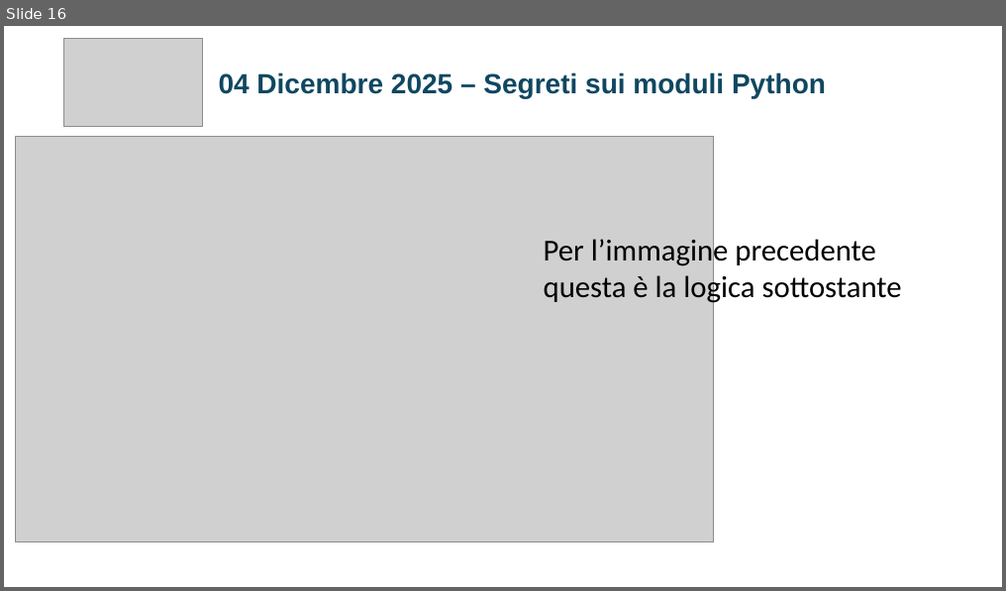
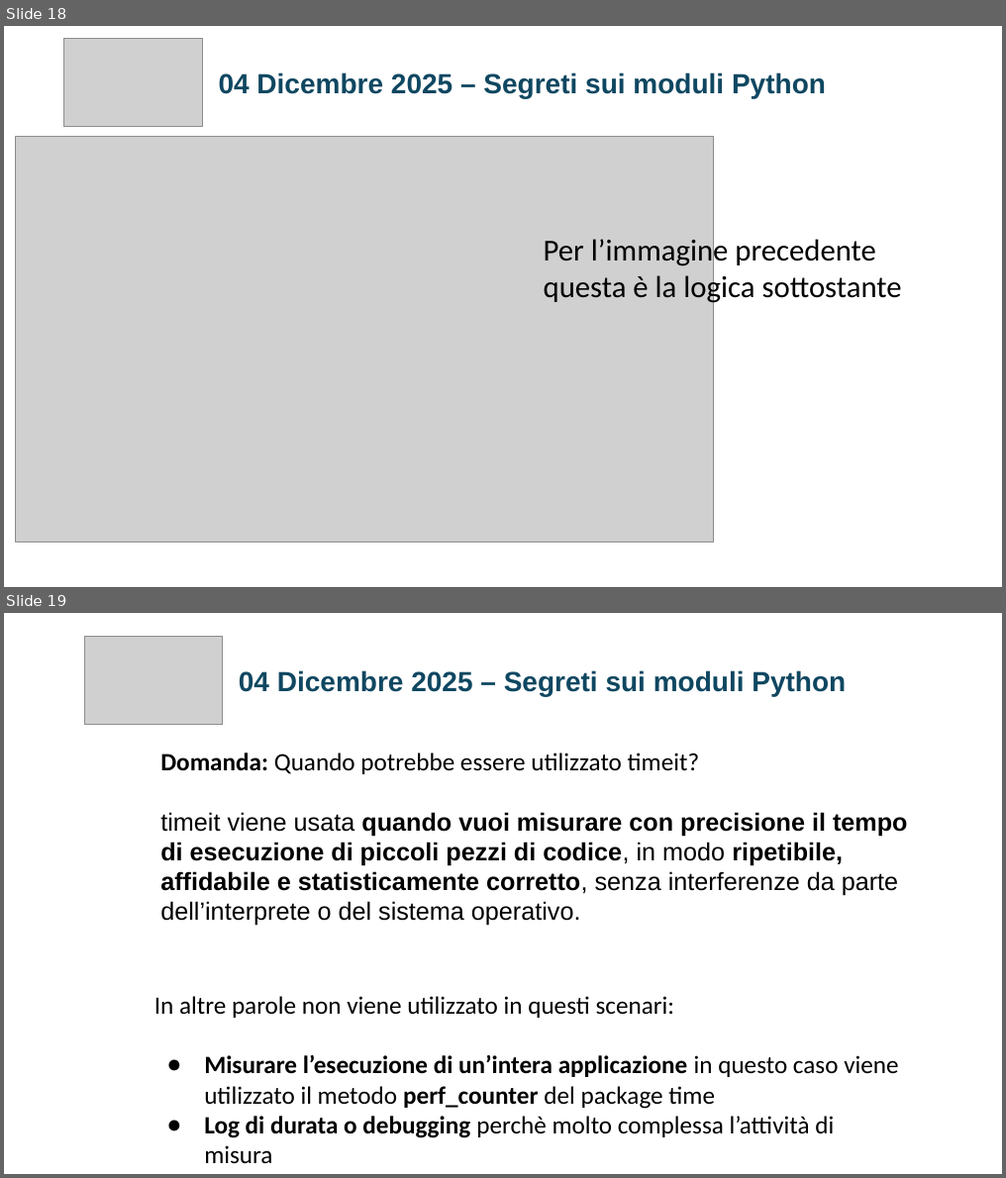
Before and after one commit to jobFrancoNet/segretiModulePython, a slide deck: SEGRETI_MODULI_PYTHON_FINALSLIDE.pptx. Shown one above the other, each under a label of ours: slide 16 before the commit, slides 18 and 19 after it. The pictures are 1006x591 and 1006x1178 pixels, drawn with LibreOffice and Linux fonts; fonts in the diff are those of the drawing; grey boxes stand for pictures. Boxes give left, top, right and bottom in pixels: in the first picture for what was removed or moved away, otherwise in the second. Text is boxed around its words. In the diff, an @@ line names an element or a change of style, - is before the commit and + after.

```diff
--- a/SEGRETI_MODULI_PYTHON_FINALSLIDE.pptx
+++ b/SEGRETI_MODULI_PYTHON_FINALSLIDE.pptx
@@ slide 19 added at [4, 613, 1002, 1174], background #FFFFFF @@
@@ picture added at [84, 636, 223, 724] @@
@@ text added at [239, 670, 846, 696], 20 pt, text #0F4761, bold @@
+04 Dicembre 2025 – Segreti sui moduli Python
@@ text added at [160, 753, 908, 926], 18 pt, text #000000, bold @@
+Domanda: Quando potrebbe essere utilizzato timeit?
+timeit viene usata quando vuoi misurare con precisione il tempo di esecuzione di piccoli pezzi di codice, in modo ripetibile, affidabile e statisticamente corretto, senza interferenze da parte dell’interprete o del sistema operativo.
@@ text added at [154, 996, 898, 1164], 18 pt, text #000000 @@
+In altre parole non viene utilizzato in questi scenari:
+● Misurare l’esecuzione di un’intera applicazione in questo caso viene utilizzato il metodo perf_counter del package time
+● Log di durata o debugging perchè molto complessa l’attività di misura
@@ what was slide 16 is now slide 18 @@
```
Also in this commit, not shown: 12 slides changed, 14 other slides added, 6 slides removed, 29 other files.
